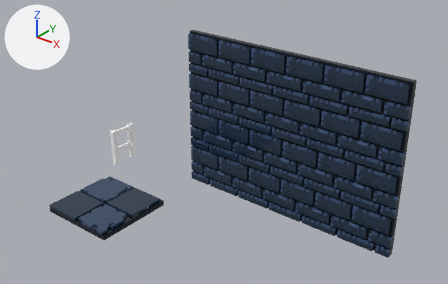
Renders of the FBX model Assets/Art/3D/dungeon_resources.fbx from each side of a commit.
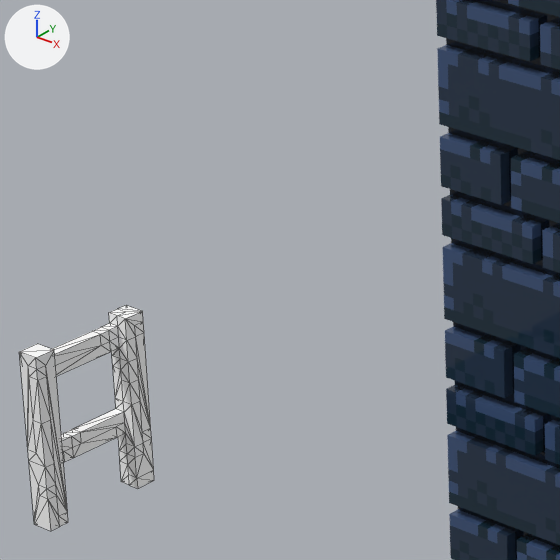
Old and new are each drawn from a camera (50 mm lens) standing at (10.37, 13.14, 12.95) and looking at (-6.04, 33.66, 0.23) and again close up on the part from 24% to 47% of the width and 23% to 60% of the height. Lighting does not change. The marker at upper left points along +X, +Y and +Z. The close-ups show mesh edges as thin lines. Where no turn or scale is listed for an object, it has been applied to the vertices.

Names of what the first close-up shows: 'cript_module_stair', 'cript_module_wall'.
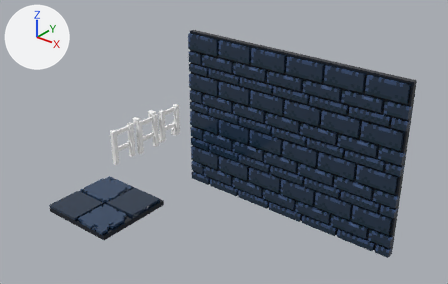
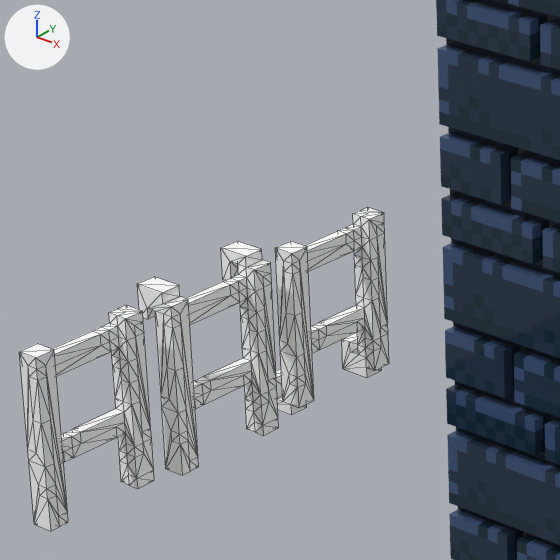
Changed parts and their boxes [x1, y1, x2, y2] in the close-ups (560 x 560 px):
'cript_module_stair_end', added
    after: [137, 241, 279, 475]
'cript_module_stair_start', added
    after: [275, 208, 389, 415]

The edits, one by one:
Material 'palette.023' (mat_palette_023) is new.
Its base color is (1.0, 1.0, 1.0) (white #ffffff).
Its roughness is 1.0.
Material 'palette.024' (mat_palette_024) is new.
Its base color is (1.0, 1.0, 1.0) (white #ffffff).
Its roughness is 1.0.
Mesh me_mesh_004 is new.
It has 174 vertices, 348 faces and spans x -0.2..0.2, y 0.0..1.2, z 0.0..1.7.
It uses material mat_palette_023 (its picture is missing).
Mesh me_mesh_005 is new.
It has 157 vertices, 314 faces and spans x -0.2..0.2, y 0.0..1.2, z 0.0..1.6.
It uses material mat_palette_024 (its picture is missing).
Object 'cript_module_stair_end' (ob_cript_module_stair_end) is new; it shows me_mesh_004.
Its location is (-8.681, 30.61, 0.016).
Object 'cript_module_stair_start' (ob_cript_module_stair_start) is new; it shows me_mesh_005.
Its location is (-8.681, 32.073, 0.016).
